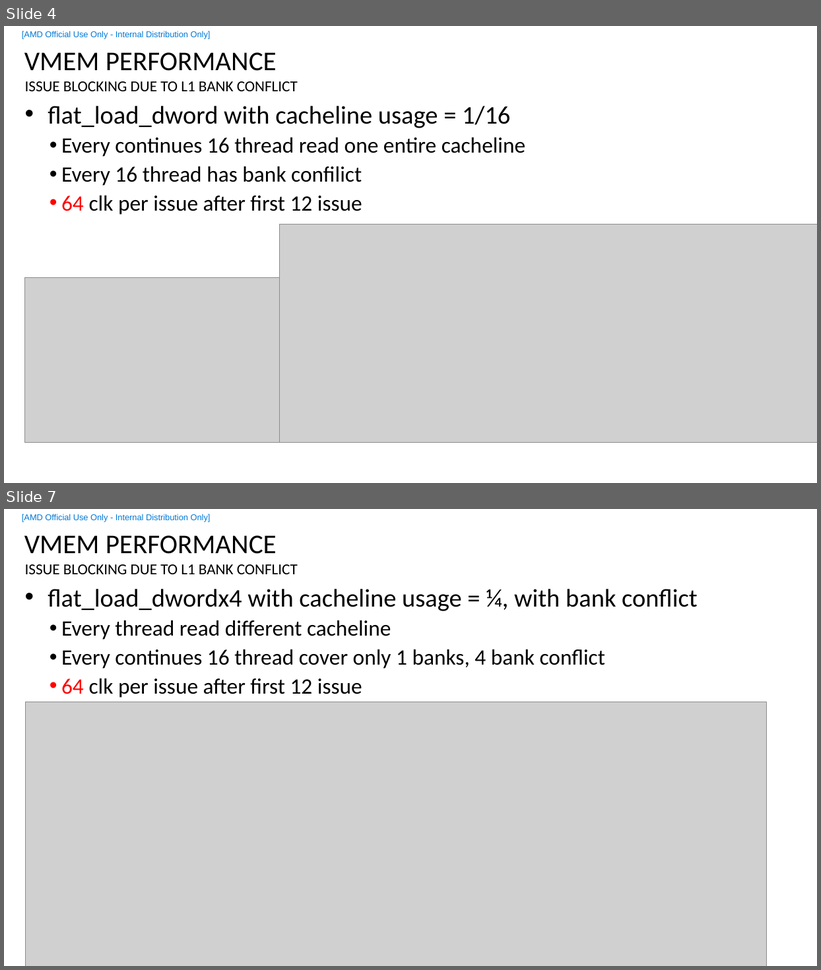
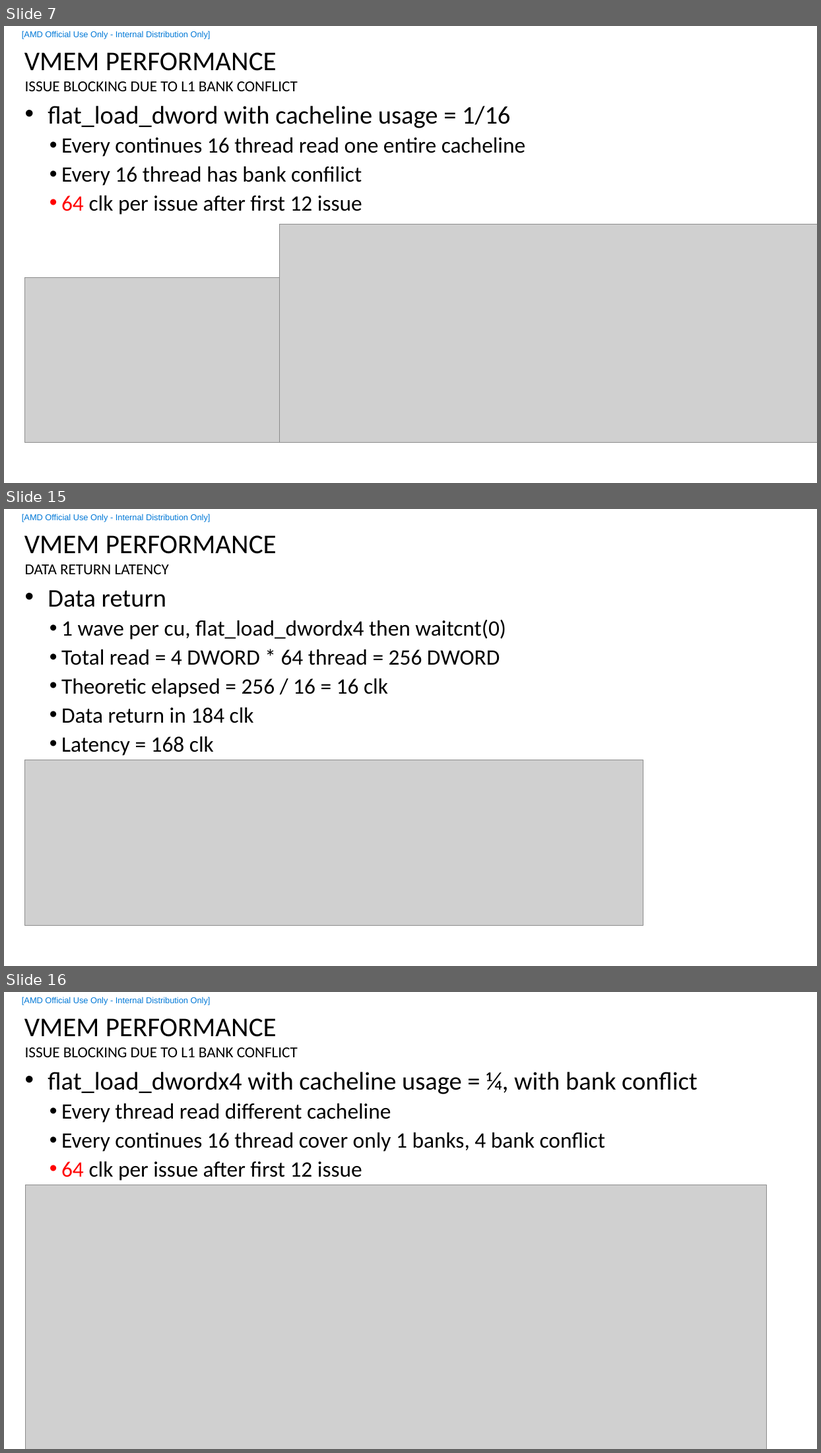
Before and after one commit to feifei14119/rocm_start_sample, a slide deck: vmemL1Bank/vmem_l1_bank.pptx. Shown one above the other, each under a label of ours: slides 4 and 7 before the commit, slides 7, 15 and 16 after it; the slides between them are not shown. The pictures are 821x970 and 821x1453 pixels, drawn with LibreOffice and Linux fonts; fonts in the diff are those of the drawing; grey boxes stand for pictures; background and template pictures are left out. Boxes give left, top, right and bottom in pixels: in the first picture for what was removed or moved away, otherwise in the second. Text is boxed around its words. In the diff, an @@ line names an element or a change of style, - is before the commit and + after.

```diff
--- a/vmemL1Bank/vmem_l1_bank.pptx
+++ b/vmemL1Bank/vmem_l1_bank.pptx
@@ slide 15 added at (x1=4, y1=509, x2=817, y2=966), background #FFFFFF; not listed: 2 template elements that a slide beside it also shows @@
@@ title added at (x1=24, y1=535, x2=277, y2=554), 32 pt, text #000000 @@
+VMEM PERFORMANCE
@@ text added at (x1=25, y1=564, x2=169, y2=574), 18 pt, text #000000 @@
+DATA RETURN LATENCY
@@ text added at (x1=48, y1=590, x2=506, y2=756), 26 pt, text #000000 @@
+• Data return
+  • 1 wave per cu, flat_load_dwordx4 then waitcnt(0)
+  • Total read = 4 DWORD * 64 thread = 256 DWORD
+  • Theoretic elapsed = 256 / 16 = 16 clk
+  • Data return in 184 clk
+  • Latency = 168 clk
@@ picture added at (x1=24, y1=760, x2=643, y2=926) @@
@@ what was slide 4 is now slide 7 @@
@@ what was slide 7 is now slide 16 @@
```
Also in this commit, not shown: 4 slides changed, 9 other slides added, 16 other files.
